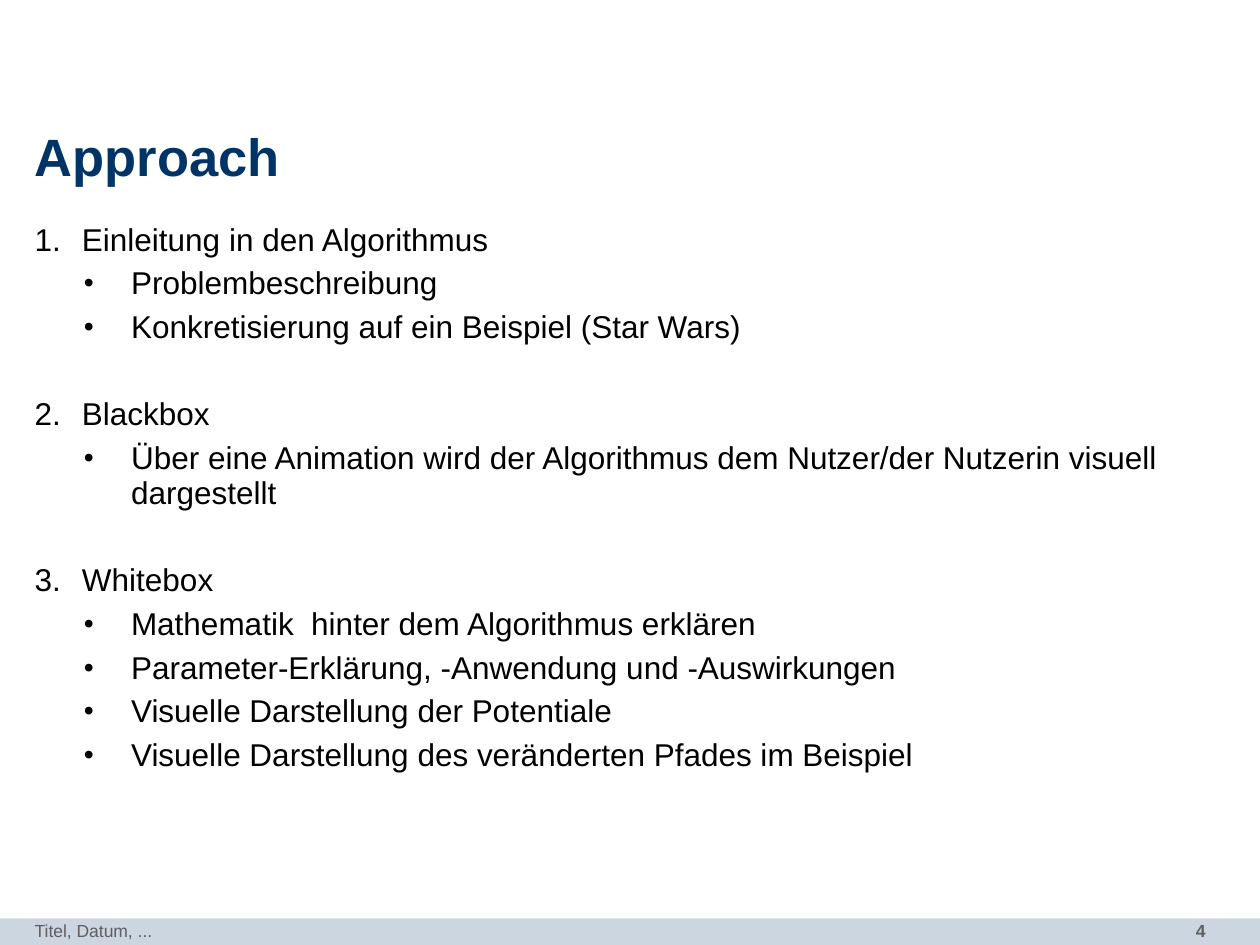
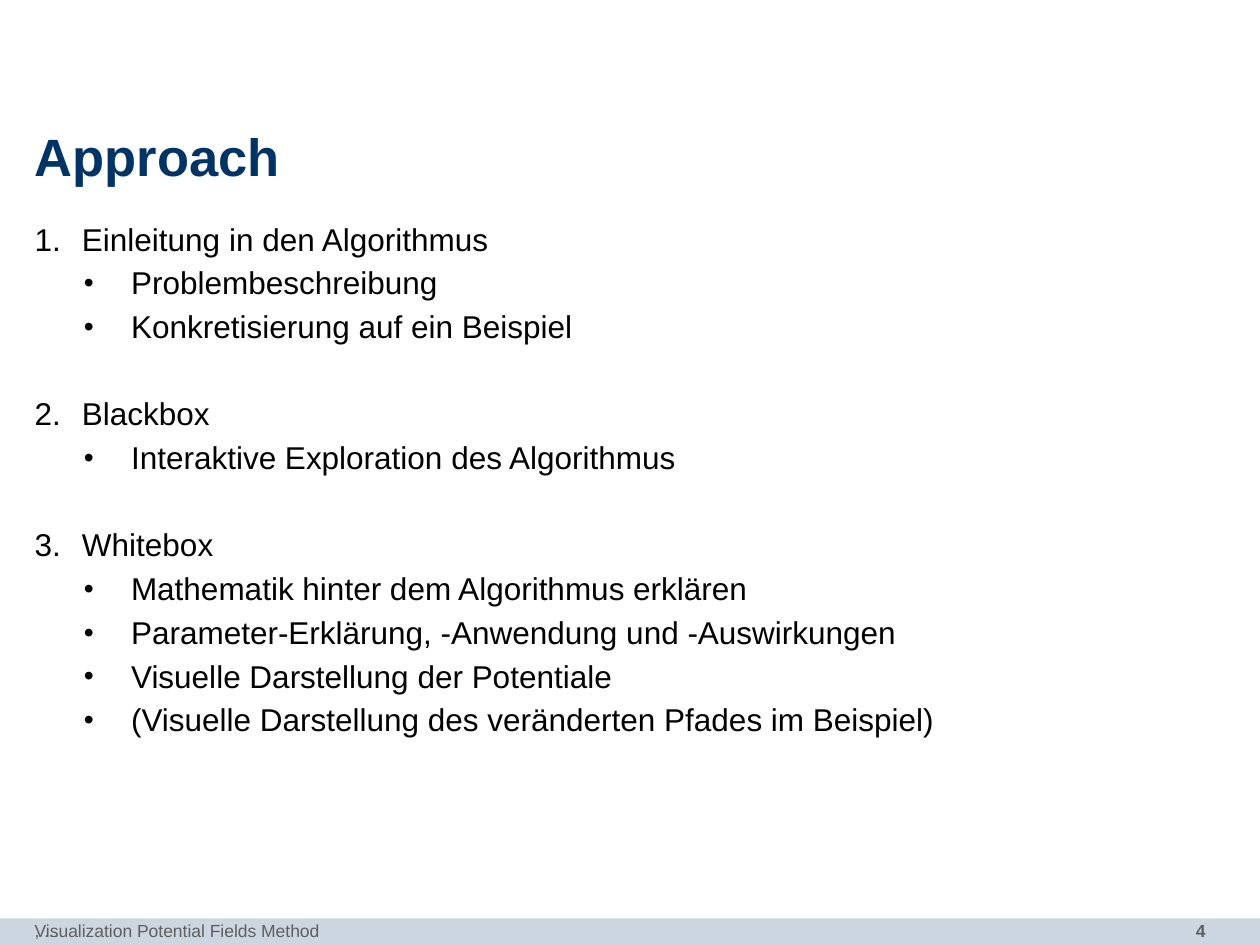
Before and after one commit to mthiop/mthiop.github.io, a slide deck: slide 4 of pres/PP_DataViz.odp. Drawn at 1260x945 pixels with LibreOffice and Linux fonts; fonts in the diff are those of the drawing; background and template pictures are left out. Boxes give left, top, right and bottom in pixels: in the first picture for what was removed or moved away, otherwise in the second. Text is boxed around its words. In the diff, an @@ line names an element or a change of style, - is before the commit and + after.

```diff
--- a/pres/PP_DataViz.odp
+++ b/pres/PP_DataViz.odp
@@ text at [131, 315, 572, 344]: text changed @@
-  • Konkretisierung auf ein Beispiel (Star Wars)
+  • Konkretisierung auf ein Beispiel
@@ text at [131, 446, 675, 475]: text changed @@
-  • Über eine Animation wird der Algorithmus dem Nutzer/der Nutzerin visuell dargestellt
+  • Interaktive Exploration des Algorithmus
@@ text at [131, 708, 934, 737]: text changed @@
-  • Visuelle Darstellung des veränderten Pfades im Beispiel
+  • (Visuelle Darstellung des veränderten Pfades im Beispiel)
@@ text at [35, 924, 319, 939]: text changed @@
-Titel, Datum, ...
+Visualization Potential Fields Method
@@ text added at [35, 914, 859, 945], 10 pt, text #5F5F5F @@
+, ...
```
Also in this commit, not shown: 6 other slides changed.
